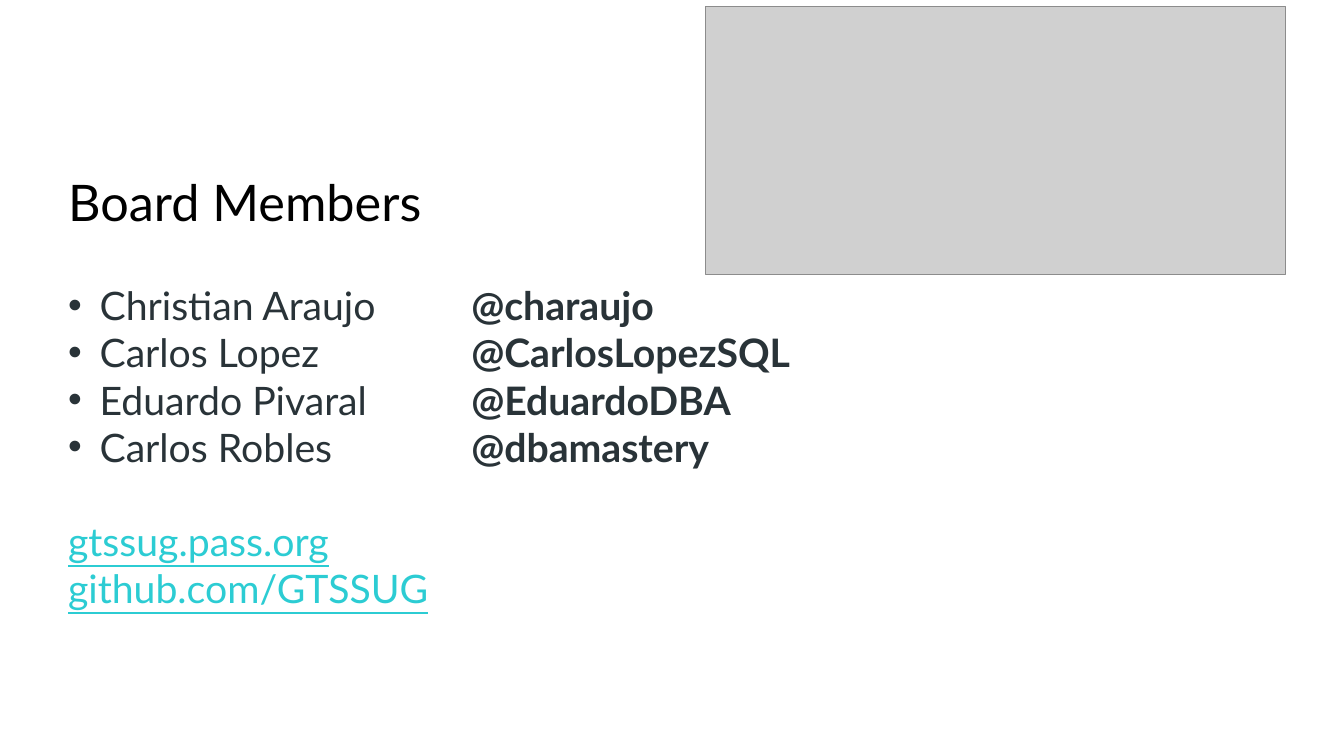
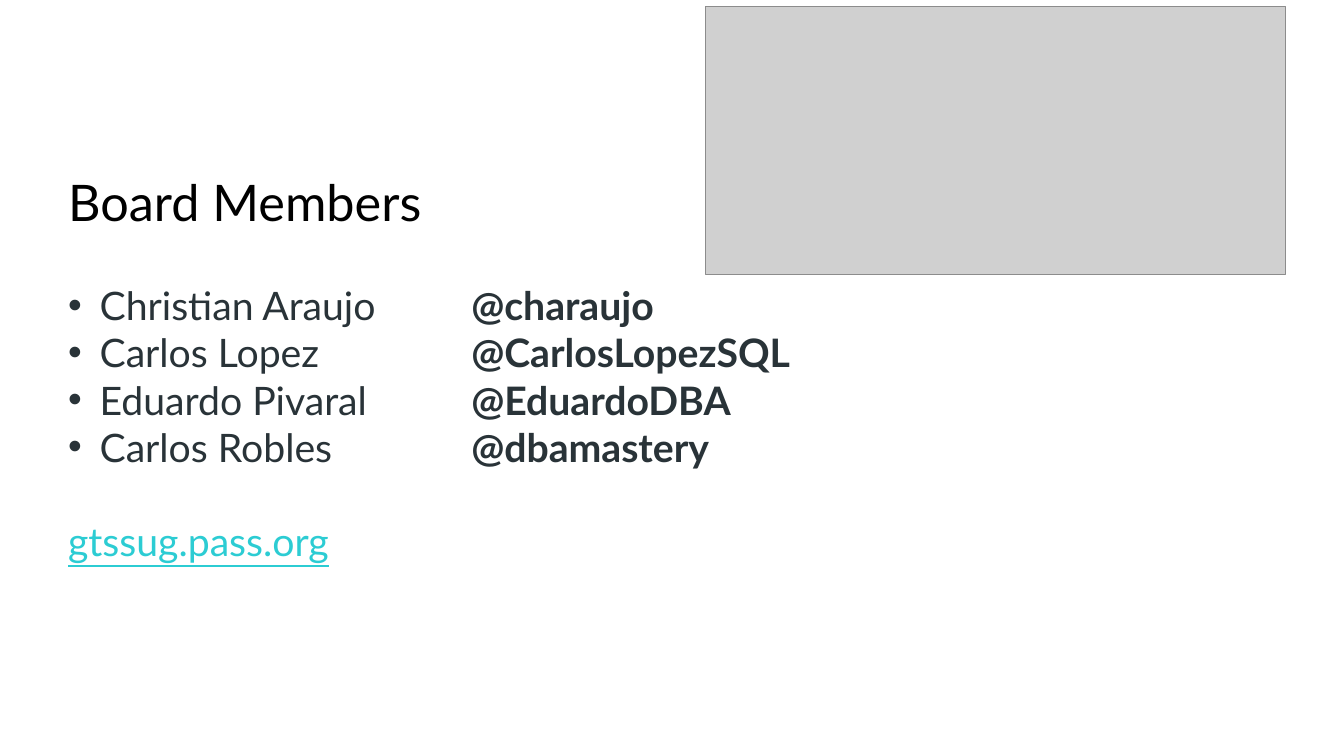
Before and after one commit to GTSSUG/Sessions, a slide deck: slide 2 of 20181129/PASS GTSSUG 20181129.pptx. Drawn at 1344x756 pixels with LibreOffice and Linux fonts; fonts in the diff are those of the drawing; grey boxes stand for pictures; background and template pictures are left out. Boxes give left, top, right and bottom in pixels: in the first picture for what was removed or moved away, otherwise in the second. Text is boxed around its words. In the diff, an @@ line names an element or a change of style, - is before the commit and + after.

```diff
--- a/20181129/PASS GTSSUG 20181129.pptx
+++ b/20181129/PASS GTSSUG 20181129.pptx
@@ text at <box>68,574,428,610</box>: paragraph removed @@
-github.com/GTSSUG
```
Also in this commit, not shown: 2 other slides changed, 1 slide added.
